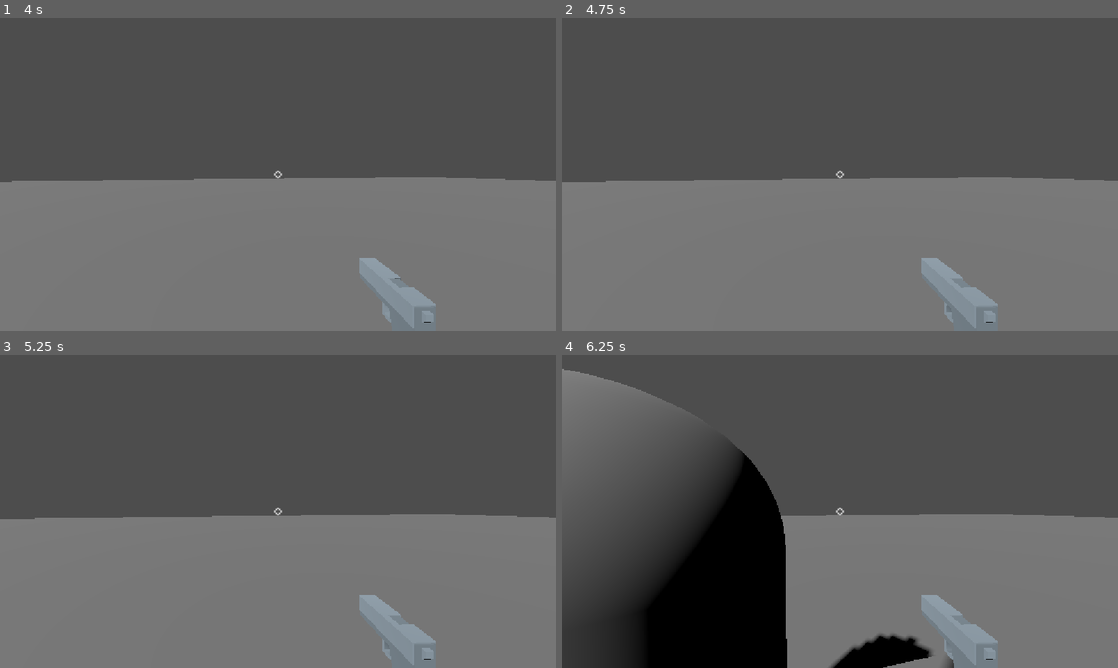
Above: before the commit, frames 1-4 (two rows, left to right).
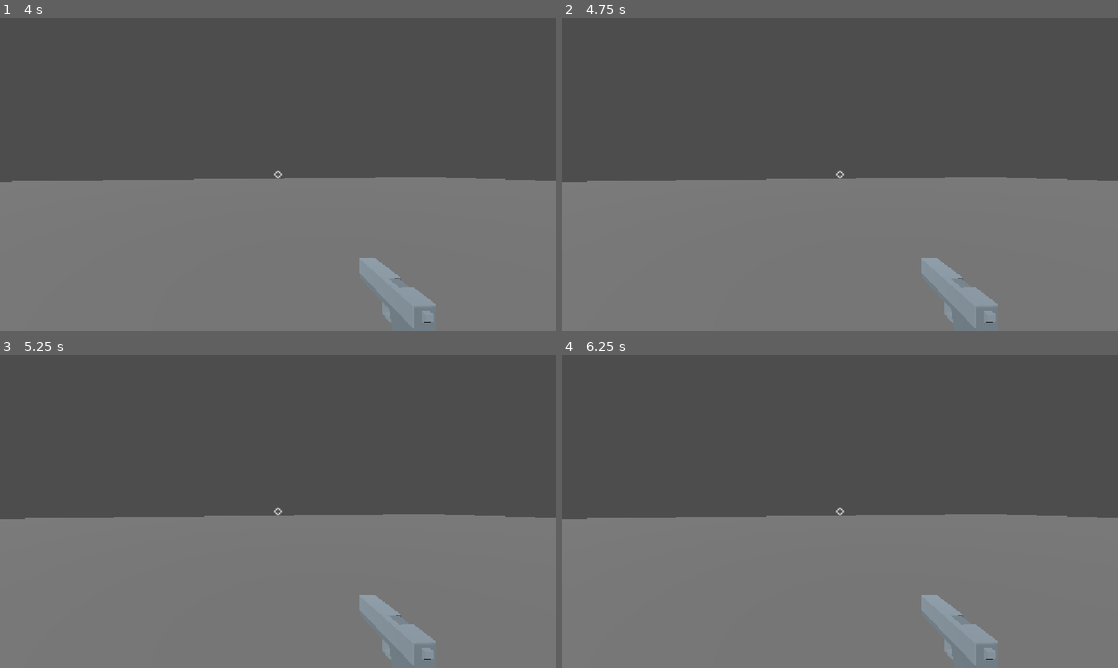
Above: after the commit, the same moments.

Repository: cjratcliff/hellebore
Game: Godot game, scene res://levels/main.tscn
Same seed, same stepped clock (60 frames per second), same inputs: the game is played once before the commit and once after it.
Inputs (mouse positions are in pixels of both pictures, inside the frame that each line leads up to):
- Up to frame 1 (4 s): move the mouse to (305, 174) at 0.52 s; press the mouse at (305, 174) at 0.53 s; hold W (move_forward) from 0.53 s (still down); move the mouse to (250, 174) at 1.27 s; release the mouse at (250, 174) at 1.28 s; click (250, 174) at 1.35 s; move the mouse to (289, 168) at 2.02 s; press the mouse at (289, 168) at 2.03 s; move the mouse to (272, 180) at 2.77 s; release the mouse at (272, 180) at 2.78 s; click (272, 180) at 2.85 s; move the mouse to (316, 177) at 3.52 s; press the mouse at (316, 177) at 3.53 s
- Up to frame 2 (4.75 s): tap Escape (ui_cancel) at 4.15 s; move the mouse to (673, 127) at 4.27 s; release W (move_forward) at 4.28 s; release the mouse at (673, 127) at 4.28 s; hold A (strafe_left) from 4.28 s (still down); click (673, 127) at 4.35 s
- Up to frame 3 (5.25 s): move the mouse to (305, 511) at 5.02 s; release A (strafe_left) at 5.03 s; press the mouse at (305, 511) at 5.03 s; hold S (move_back) from 5.03 s (still down)
- Up to frame 4 (6.25 s): move the mouse to (756, 433) at 5.77 s; release S (move_back) at 5.78 s; release the mouse at (756, 433) at 5.78 s; hold D (strafe_right) from 5.78 s (still down); click (756, 433) at 5.85 s

Frame 1 is identical in both runs. In frame 2, less than 0.1% of the frame differs, in the area x 4-98%, y 50-94%; in frame 3, less than 0.1%; in frame 4, 26%, in the area x 0-98%, y 4-100%.

Commit message:
pause and unpause

Diff:
--- a/hellebore/actors/player/player.gd
+++ b/hellebore/actors/player/player.gd
@@ -31,19 +31,13 @@
 		camera.rotate_x(-event.relative.y * look_sensitivity) # tilt
 
 func _input(event: InputEvent) -> void:
-	if event.is_action_pressed("ui_cancel"):
-		if Input.mouse_mode == Input.MOUSE_MODE_CAPTURED:
-			Input.mouse_mode = Input.MOUSE_MODE_VISIBLE
-		else:
-			Input.mouse_mode = Input.MOUSE_MODE_CAPTURED
-
 	if event.is_action_pressed("fire"):
 		fire()
 
 func fire():
 	var space_state: PhysicsDirectSpaceState3D = get_world_3d().direct_space_state
 
-	# Cast from the center of the camera screen
+	# Cast from the center of the camera
 	var viewport_center := get_viewport().get_visible_rect().size / 2
 	var origin = camera.project_ray_origin(viewport_center)
 	var end = origin + camera.project_ray_normal(viewport_center) * 1000
--- /dev/null
+++ b/hellebore/autoload/pause.gd
@@ -0,0 +1,13 @@
+extends Node
+
+func _ready() -> void:
+	process_mode = Node.PROCESS_MODE_ALWAYS
+
+func _input(event: InputEvent) -> void:
+	if event.is_action_pressed("ui_cancel"):
+		if Input.mouse_mode == Input.MOUSE_MODE_CAPTURED:
+			Input.mouse_mode = Input.MOUSE_MODE_VISIBLE
+			get_tree().paused = true
+		else:
+			Input.mouse_mode = Input.MOUSE_MODE_CAPTURED
+			get_tree().paused = false
--- a/hellebore/project.godot
+++ b/hellebore/project.godot
@@ -14,6 +14,10 @@
 run/main_scene="uid://qqlvl0rd6yr2"
 config/features=PackedStringArray("4.7", "Forward Plus")
 config/icon="res://icon.svg"
+
+[autoload]
+
+Pause="*uid://dt8it6mcj2u0w"
 
 [display]
 
Not shown, added: hellebore/autoload/pause.gd.uid
